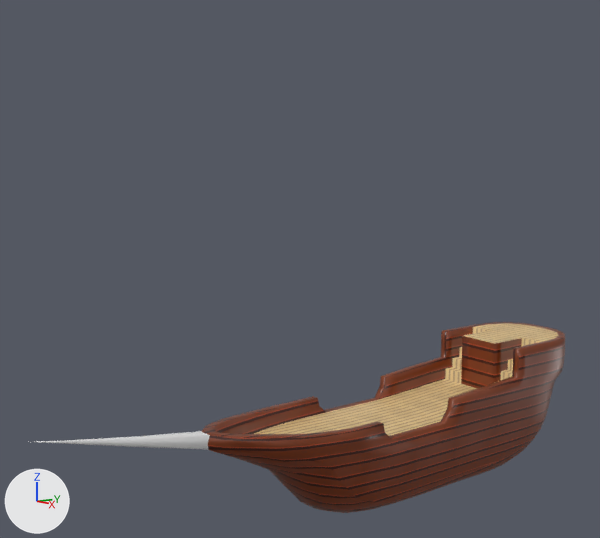
Two versions of the Blender file Assets/3D Models/Boat/Boat.blend, one commit apart.
Before and after are seen from a camera (50 mm lens) standing at (13.98, -13.15, 6.37) and looking at (-0.63, -2.27, 3.67). Every picture has the same lights, and +X, +Y and +Z are marked at lower left.

Objects in the first picture: 'Floor', 'Front', 'Hull'.
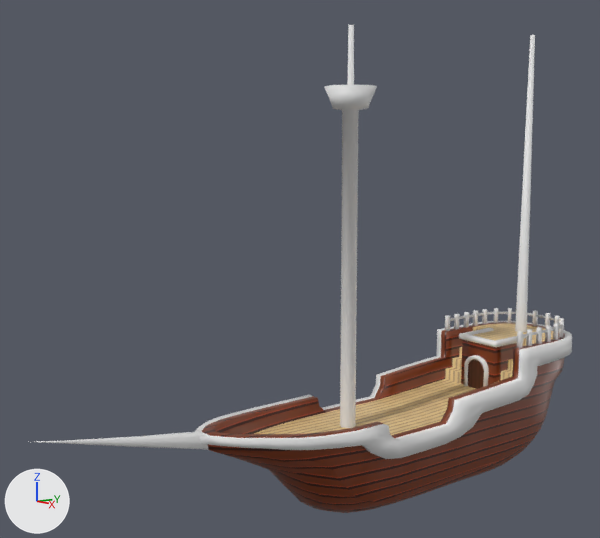
Changed parts and their boxes [x1, y1, x2, y2] in the pictures (600 x 538 px):
'Line', added: after [195, 321, 572, 459]
'Mast01', added: after [325, 25, 377, 428]
'Mast02', added: after [515, 35, 535, 332]
'Plane.001', added (brown): after [468, 359, 484, 389]
'Plane', added: after [464, 355, 489, 387]
'Fence09', added: after [532, 310, 551, 328]
'Fence17', added: after [517, 331, 529, 349]
'Fence16', added: after [526, 329, 539, 347]
'Fence15', added: after [536, 327, 548, 344]
'Fence14', added: after [545, 325, 556, 342]
'Fence13', added: after [553, 323, 563, 340]
'Fence01', added: after [445, 315, 456, 331]
'Fence02', added: after [454, 314, 466, 330]
'Fence05', added: after [482, 309, 495, 325]
'Fence03', added: after [464, 312, 475, 328]
'Fence04', added: after [473, 310, 484, 326]
'Fence06', added: after [494, 308, 508, 323]
'Fence07', added: after [508, 308, 516, 323]
'Fence12', added: after [559, 321, 564, 338]
'Fence10', added: after [549, 315, 560, 324]

Patch to the scene script:
```diff
--- a/Assets/3D Models/Boat/Boat.blend.py
+++ b/Assets/3D Models/Boat/Boat.blend.py
@@ ob_mast02 @@
+ob_mast02 = bpy.data.objects.new('Mast02', me_cylinder_001)  # 37 vertices, 28 faces; spans x -0.15..0.15, y -0.15..0.15, z -1.44..6.31
+ob_mast02.location = (0.0, 4.64, 2.83)
@@ ob_plane_001 @@
+ob_plane_001 = bpy.data.objects.new('Plane.001', me_plane_001)  # 15 vertices, 8 faces; spans x -0.288..0.288, y -0.401..0.388, z -0.066; in mat_material_003 (picture img_doortex_png)
+ob_plane_001.location = (0.0, 2.86, 0.55)
+ob_plane_001.rotation_euler = (1.571, 0.0, 0.0)  # degrees (90, 0, 0)
@@ ob_plane @@
+ob_plane = bpy.data.objects.new('Plane', me_plane)  # 48 vertices, 34 faces; spans x -0.367..0.367, y -0.401..0.482, z -0.177..0.0
+ob_plane.location = (0.0, 2.86, 0.55)
+ob_plane.rotation_euler = (1.571, 0.0, 0.0)  # degrees (90, 0, 0)
@@ ob_fence10 @@
+ob_fence10 = bpy.data.objects.new('Fence10', me_cube_026)  # 24 vertices, 22 faces; spans x -0.049..0.049, y -0.112..0.269, z -0.35..0.167
+ob_fence10.location = (0.51, 5.43, 1.69)
+ob_fence10.rotation_euler = (0.0, 0.0, 1.314)  # degrees (0, 0, 75)
@@ ob_fence12 @@
+ob_fence12 = bpy.data.objects.new('Fence12', me_cube_026.copy())
+ob_fence12.location = (1.05, 4.96, 1.69)
+ob_fence12.rotation_euler = (0.0, 0.0, 0.583)  # degrees (0, 0, 33)
@@ ob_fence13 @@
+ob_fence13 = bpy.data.objects.new('Fence13', me_cube_026.copy())
+ob_fence13.location = (1.16, 4.61, 1.69)
+ob_fence13.rotation_euler = (0.0, 0.0, 0.172)  # degrees (0, 0, 10)
@@ ob_fence14 @@
+ob_fence14 = bpy.data.objects.new('Fence14', me_cube_026.copy())
+ob_fence14.location = (1.2, 4.26, 1.69)
+ob_fence14.rotation_euler = (0.0, 0.0, 0.0799)  # degrees (0, 0, 4.6)
@@ ob_fence09 @@
+ob_fence09 = bpy.data.objects.new('Fence09', me_cube_015)  # 40 vertices, 36 faces; spans x -0.054..0.049, y -0.112..0.398, z -0.35..0.167
+ob_fence09.location = (0.14, 5.5, 1.69)
+ob_fence09.rotation_euler = (0.0, 0.0, 1.557)  # degrees (0, 0, 89)
@@ ob_fence07 @@
+ob_fence07 = bpy.data.objects.new('Fence07', me_cube_026.copy())
+ob_fence07.location = (-0.81, 5.25, 1.69)
+ob_fence07.rotation_euler = (0.0, 0.0, -0.871)  # degrees (0, 0, -50)
@@ ob_fence06 @@
+ob_fence06 = bpy.data.objects.new('Fence06', me_cube_026.copy())
+ob_fence06.location = (-1.05, 4.96, 1.69)
+ob_fence06.rotation_euler = (0.0, 0.0, -0.583)  # degrees (0, 0, -33)
@@ ob_fence05 @@
+ob_fence05 = bpy.data.objects.new('Fence05', me_cube_026.copy())
+ob_fence05.location = (-1.16, 4.61, 1.69)
+ob_fence05.rotation_euler = (0.0, 0.0, -0.172)  # degrees (0, 0, -10)
@@ ob_fence04 @@
+ob_fence04 = bpy.data.objects.new('Fence04', me_cube_026.copy())
+ob_fence04.location = (-1.2, 4.26, 1.69)
+ob_fence04.rotation_euler = (0.0, 0.0, -0.0799)  # degrees (0, 0, -4.6)
@@ ob_fence15 @@
+ob_fence15 = bpy.data.objects.new('Fence15', me_cube_026.copy())
+ob_fence15.location = (1.2, 3.89, 1.69)
@@ ob_fence16 @@
+ob_fence16 = bpy.data.objects.new('Fence16', me_cube_026.copy())
+ob_fence16.location = (1.2, 3.51, 1.69)
@@ ob_fence17 @@
+ob_fence17 = bpy.data.objects.new('Fence17', me_cube_026.copy())
+ob_fence17.location = (1.2, 3.15, 1.69)
@@ ob_fence03 @@
+ob_fence03 = bpy.data.objects.new('Fence03', me_cube_026.copy())
+ob_fence03.location = (-1.2, 3.89, 1.69)
@@ ob_fence02 @@
+ob_fence02 = bpy.data.objects.new('Fence02', me_cube_026.copy())
+ob_fence02.location = (-1.2, 3.51, 1.69)
@@ ob_fence01 @@
+ob_fence01 = bpy.data.objects.new('Fence01', me_cube_026.copy())
+ob_fence01.location = (-1.2, 3.15, 1.69)
@@ ob_line @@
+ob_line = bpy.data.objects.new('Line', me_cube_003)  # 177 vertices, 134 faces; spans x 0.0..1.46, y -5.32..5.78, z -0.38..1.5; modifiers MIRROR
+ob_line.location = (0.0, 0.0, 0.0)
@@ ob_mast01 @@
+ob_mast01 = bpy.data.objects.new('Mast01', me_cylinder)  # 101 vertices, 92 faces; spans x -0.57..0.57, y -0.57..0.57, z -1.44..7.44
+ob_mast01.location = (0.0, -1.38, 1.45)
```
